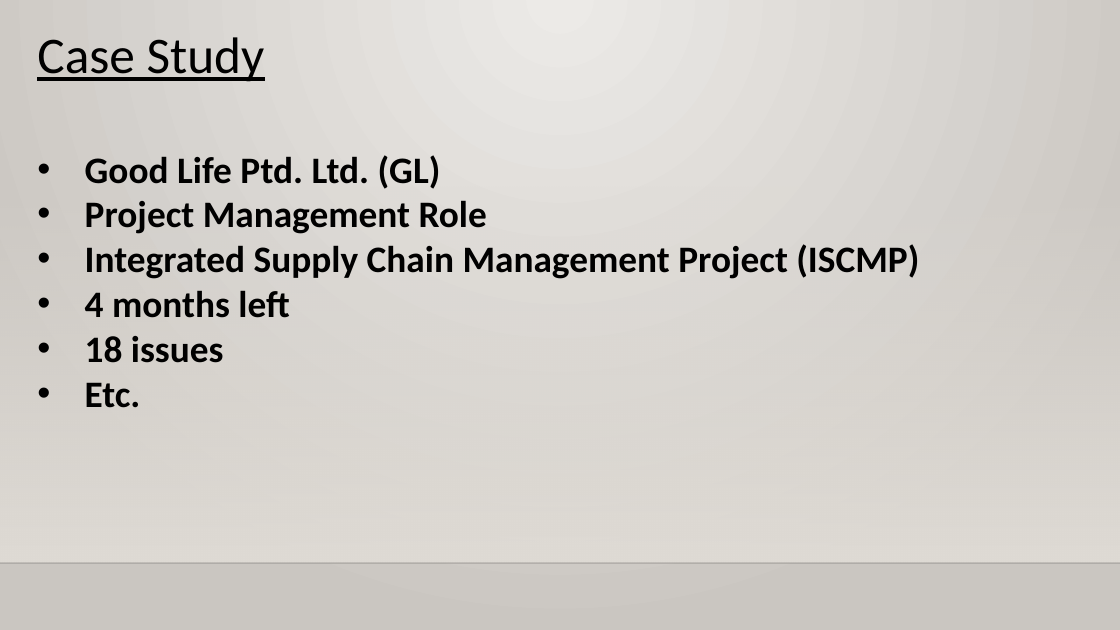
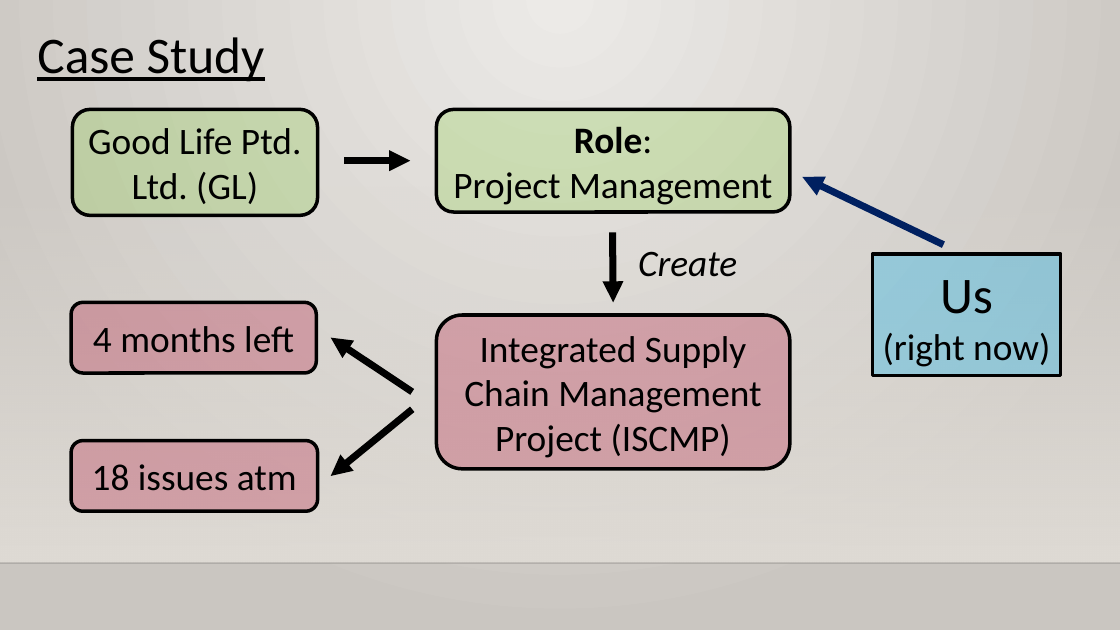
Before and after one commit to XtremisStudio/Project-Management, a slide deck: slide 2 of PRMGT_Presentation_Template.pptx. Drawn at 1120x630 pixels with LibreOffice and Linux fonts; fonts in the diff are those of the drawing; background and template pictures are left out. Boxes give left, top, right and bottom in pixels: in the first picture for what was removed or moved away, otherwise in the second. Text is boxed around its words. In the diff, an @@ line names an element or a change of style, - is before the commit and + after.

```diff
--- a/PRMGT_Presentation_Template.pptx
+++ b/PRMGT_Presentation_Template.pptx
@@ rounded rectangle added at (72,109,318,215), fill #92D050 at 30% opacity, outline #000000 3 pt, 32 pt, text #000000 @@
+Good Life Ptd. Ltd. (GL)
@@ rounded rectangle added at (437,109,791,212), fill #92D050 at 30% opacity, outline #000000 3 pt, 32 pt, text #000000 @@
+Role:
+Project Management
@@ text removed at (85,155,919,408) @@
-• Good Life Ptd. Ltd. (GL)
-• Project Management Role
-• Integrated Supply Chain Management Project (ISCMP)
-• 4 months left
-• 18 issues
-• Etc.
@@ arrow added from (344, 160) to (410, 160), #000000 6 pt @@
@@ arrow added from (944, 245) to (802, 177), #002060 6 pt @@
@@ arrow added from (613, 233) to (613, 302), #000000 6 pt @@
@@ text added at (638,251,737,277), 32 pt, text #000000, italic @@
+  Create
@@ rectangle added at (873,255,1061,376), fill #00B0F0 at 30% opacity, outline #000000 3 pt, 32 pt, text #000000 @@
+Us
+(right now)
@@ rounded rectangle added at (71,302,317,373), fill #B71E42 at 30% opacity, outline #000000 3 pt, 32 pt, text #000000 @@
+4 months left
@@ rounded rectangle added at (437,315,791,469), fill #B71E42 at 30% opacity, outline #000000 3 pt, 32 pt, text #000000 @@
+Integrated Supply Chain Management Project (ISCMP)
@@ arrow added from (413, 392) to (331, 338), #000000 6 pt @@
@@ arrow added from (413, 409) to (331, 476), #000000 6 pt @@
@@ rounded rectangle added at (71,441,318,512), fill #B71E42 at 30% opacity, outline #000000 3 pt, 32 pt, text #000000 @@
+18 issues atm
```
Also in this commit, not shown: 10 other slides changed, 15 slides added, 1 slide removed, 3 other files.
